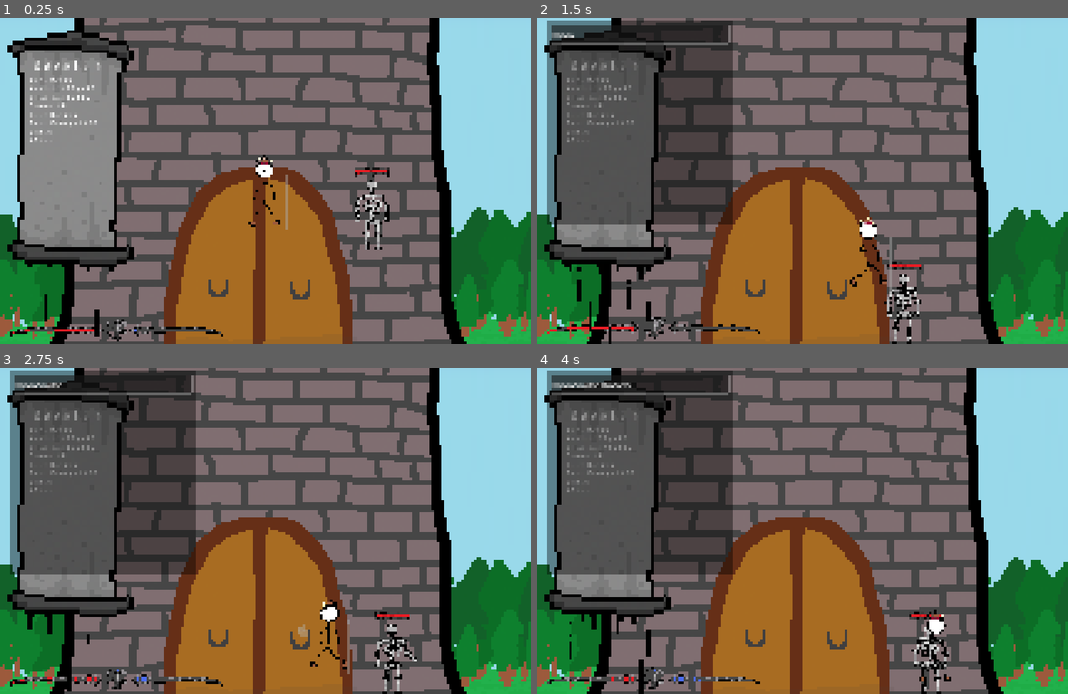
Above: before the commit, frames 1-4 (two rows, left to right).
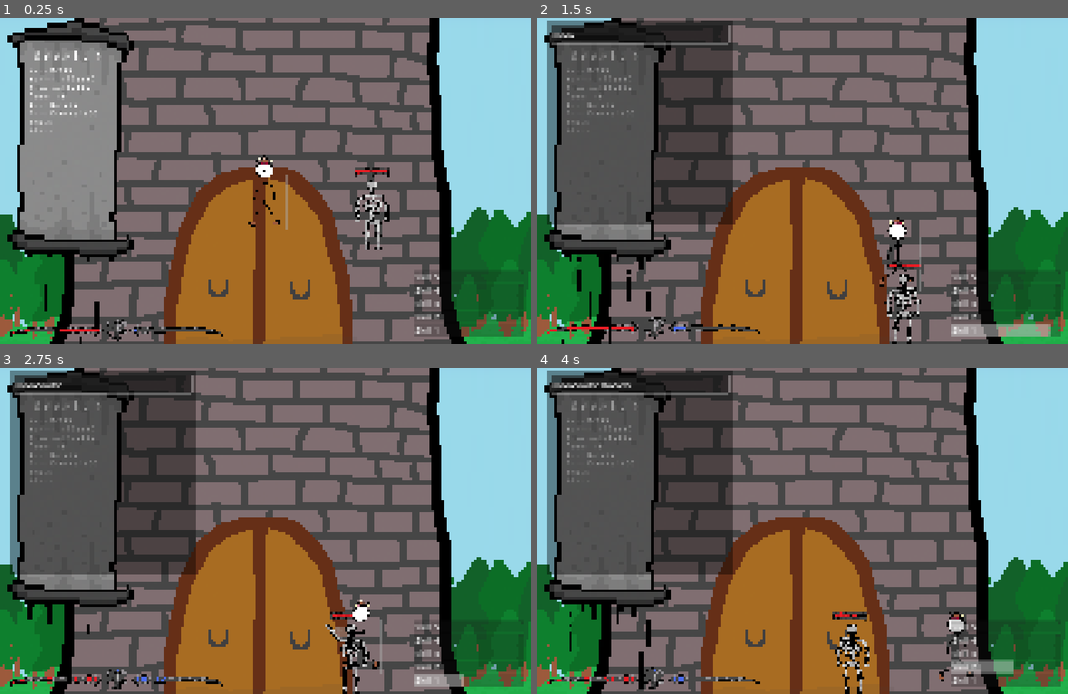
Above: after the commit, the same moments.

Repository: WhimmyAlz/A_Tower_Tale_Godot
Game: Godot game, scene res://Scenes/Settings/Floor/Base_floor.tscn
Two runs of this game, one before a commit and one after it. Both use one fixed random seed, a clock stepped at 60 frames per second and the inputs below.
Inputs:
- Up to frame 1 (0.25 s): no input
- Up to frame 2 (1.5 s): tap Enter (Console) at 0.5 s; hold 1 (attack 1) 0.53-1.28 s; hold D (right) from 0.53 s (still down); tap W (up) at 0.77, 1.07 s; tap 2 (attack 2, bound only after the commit) at 0.8, 1.35 s
- Up to frame 3 (2.75 s): tap W (up) at 1.52, 1.55, 1.82 s; release D (right) at 2.03 s; hold A (left) from 2.03 s (still down); hold W (up) from 2.03 s (still down); tap 1 (attack 1) at 2.3 s
- Up to frame 4 (4 s): release A (left) at 2.78 s; release W (up) at 2.78 s; hold D (right) from 2.78 s (still down); tap 1 (attack 1) at 2.85 s; tap W (up) at 3.02, 3.32, 3.77, 3.8 s; tap 2 (attack 2, bound only after the commit) at 3.05 s; hold 2 (attack 2, bound only after the commit) from 3.53 s (still down)

The runs differ from the first frame. In frame 1, 7.1% of the frame differs, in the area x 1-99%, y 0-100%; in frame 2, 7.4%; in frame 3, 8.4%; in frame 4, 8.5%.

Commit message:
implemented skill cooldown bars and added second attack for brawler

Diff:
--- a/Global/Global.gd
+++ b/Global/Global.gd
@@ -37,6 +37,13 @@
 var attack4t := 0
 var attack5t := 0
 var ultimatet := 0
+
+var attack1_max_t
+var attack2_max_t
+var attack3_max_t
+var attack4_max_t
+var attack5_max_t
+var ultimate_max_t
 
 # Buffs
 var speed_multi : float = 0
--- a/Scenes/Player/Body/player.gd
+++ b/Scenes/Player/Body/player.gd
@@ -111,6 +111,9 @@
 	if boolean is bool:
 		attacking = boolean
 
+func get_attacking():
+	return(attacking)
+
 ## sets a speed penalty when attacking
 func set_speed_penalty(penalty):
 	self.speed_penalty = penalty
--- a/Scenes/Player/Body/player.tscn
+++ b/Scenes/Player/Body/player.tscn
@@ -15,6 +15,7 @@
 [ext_resource type="Texture2D" uid="uid://camc4kf4l4hrg" path="res://Scenes/Player/Player_UI/Progress_bars/Stamina Bar/STAM_EXTRA.png" id="11_t0j56"]
 [ext_resource type="Texture2D" uid="uid://c7ty5h26li165" path="res://Scenes/Player/Player_UI/Progress_bars/Stamina Bar/STAM_BAR.png" id="12_iqdhd"]
 [ext_resource type="PackedScene" uid="uid://bhrve3jivpr3l" path="res://Scenes/Player/Player_UI/Inventory/Inventory.tscn" id="14_7rbim"]
+[ext_resource type="PackedScene" uid="uid://cfi0x72d52f0x" path="res://Scenes/Player/Player_UI/move_list/move_list.tscn" id="16_e2n6q"]
 
 [sub_resource type="RectangleShape2D" id="RectangleShape2D_2ym4e"]
 size = Vector2(38.333336, 120.666664)
@@ -206,3 +207,7 @@
 texture_progress = ExtResource("12_iqdhd")
 
 [node name="Inventory" parent="Non Attached UI Elements" unique_id=951110833 instance=ExtResource("14_7rbim")]
+position = Vector2(0, -54)
+
+[node name="MoveList" parent="Non Attached UI Elements" unique_id=1954343084 instance=ExtResource("16_e2n6q")]
+position = Vector2(1458, 870)
--- a/Scenes/Player/Classes/brawler/brawler.gd
+++ b/Scenes/Player/Classes/brawler/brawler.gd
@@ -1,11 +1,11 @@
 extends Node2D
 
-var attack1_max_t = 30
-var attack2_max_t
-var attack3_max_t
-var attack4_max_t
-var attack5_max_t
-var ultimate_max_t
+var attack1_max_t = 60
+var attack2_max_t = 100
+var attack3_max_t = 1
+var attack4_max_t = 1
+var attack5_max_t = 1
+var ultimate_max_t = 1
 
 var wave
 
@@ -34,34 +34,89 @@
 		Global.attack1t = 1
 		player.set_attacking(true)
 
+func attack_1():
+	class_anim.speed_scale = 3
+
+	if Global.attack1t >= 1:
+		player.set_speed_penalty(0.25)
+
+		Global.attack1t += 1
+
+		# spawns wave
+		if Global.attack1t == 20:
+			wave = fist_wave.instantiate()
+			wave.set_player(player)
+			wave.set_damage(25)
+			wave.set_pos(player.position)
+			wave.set_speed(0, 0)
+			get_tree().current_scene.get_node("Projectiles").add_child(wave)
+
+		if between(Global.attack1t, 20, 30):
+			wave.set_pos(player.position + Vector2((Global.player_dir * 7 * Global.attack1t) - (Global.player_dir * 95), -75))
+
+		if Global.attack1t == 30:
+			player.set_animation_visibility(true)
+			class_anim.visible = false
+			player.set_attacking(false)
+
+		if Global.attack1t >= attack1_max_t:
+			Global.attack1t = 0
+
+func init_attack_2():
+	if Global.stamina >= 50:
+		set_dir()
+
+		Global.stamina -= 50
+		Global.attack2t = 1
+
+		player.set_animation_visibility(false)
+		class_anim.visible = true
+		class_anim.frame = 0
+		class_anim.play("punch")
+		Global.attack2t = 1
+		player.set_attacking(true)
+
+func attack_2():
+	class_anim.speed_scale = 2
+
+	if Global.attack2t >= 1:
+		player.set_speed_penalty(0.1)
+
+		Global.attack2t += 1
+
+		# spawns wave
+		if between(Global.attack2t, 30, 34) and Global.attack2t % 2 == 0:
+			wave = fist_wave.instantiate()
+			wave.set_player(player)
+			wave.set_damage(15)
+			wave.set_knockback(5)
+			wave.set_pos(Vector2(player.position.x, player.position.y + randi_range(-150, -20)))
+			wave.set_speed(40 + randi_range(-10,20), 0)
+			get_tree().current_scene.get_node("Projectiles").add_child(wave)
+
+		if Global.attack2t == 40:
+			player.set_animation_visibility(true)
+			class_anim.visible = false
+			player.set_attacking(false)
+
+		if Global.attack2t >= attack2_max_t:
+			Global.attack2t = 0
+
 func between(variable, time1, time2):
 	if variable >= time1 and variable <= time2:
 		return(true)
 	else:
 		return(false)
 
-func attack_1():
-	class_anim.speed_scale = attack1_max_t * 0.1
-
-	if Global.attack1t >= 1:
-		Global.attack1t += 1
-
-		# spawns wave
-		if Global.attack1t == 20:
-			wave = fist_wave.instantiate()
-			wave.set_player(player)
-			wave.set_pos(player.position)
-			wave.set_speed(0, 0)
-			get_tree().current_scene.get_node("Projectiles").add_child(wave)
-
-		if between(Global.attack1t, 20, 30):
-			wave.set_pos(player.position + Vector2(Global.player_dir * 5 * Global.attack1t, -85))
-
-		if Global.attack1t >= attack1_max_t:
-			player.set_animation_visibility(true)
-			class_anim.visible = false
-			Global.attack1t = 0
-			player.set_attacking(false)
+func update_global_cds():
+	Global.attack1_max_t = attack1_max_t
+	Global.attack2_max_t = attack2_max_t
+	Global.attack3_max_t = attack3_max_t
+	Global.attack4_max_t = attack4_max_t
+	Global.attack5_max_t = attack5_max_t
+	Global.ultimate_max_t = ultimate_max_t
 
 func _physics_process(_delta: float) -> void:
+	update_global_cds()
 	attack_1()
+	attack_2()
--- a/Scenes/Player/Classes/brawler/fist_shockwave.gd
+++ b/Scenes/Player/Classes/brawler/fist_shockwave.gd
@@ -1,20 +1,45 @@
 extends Area2D
 
 var speed := Vector2(0, 0)
-var size := 2
+var size := 2.5
 var lifetime := 10
-var dir := Global.player_dir
+var direction := Global.player_dir
+
+var damage = 15
+var knockback = 15
+var stuntime = 20
 
 var player
 
 func set_speed(x, y):
-	speed = Vector2(x * dir, y)
+	speed = Vector2(x * direction, y)
+
+func set_size(sz):
+	size = sz
 
 func set_pos(pos):
 	position = pos
 
+func set_pos_x(pos):
+	position.x = pos
+
+func set_pos_y(pos):
+	position.y = pos
+
 func set_player(ply):
 	player = ply
+
+func set_damage(dmg):
+	damage = dmg
+
+func set_direction(dir):
+	direction = dir
+
+func set_knockback(kb):
+	knockback = kb
+
+func set_stuntime(stun_t):
+	stuntime = stun_t
 
 func set_lifetime(time):
 	lifetime = time
@@ -24,9 +49,11 @@
 	self.scale.y = size
 
 func _physics_process(_delta: float) -> void:
-	if dir == -1:
+	self.position += speed
+
+	if direction == -1:
 		$AnimatedSprite2D.flip_h = true
-	elif dir == 1:
+	elif direction == 1:
 		$AnimatedSprite2D.flip_h = false
 
 	lifetime -= 1
@@ -38,6 +65,6 @@
 
 	var collider = body
 	if collider.is_in_group("attackable") and collider.is_in_group("enemy"):
-		collider.take_damage(5)
-		collider.take_knockback(10, dir)
-		collider.take_stun(20)
+		collider.take_damage(damage)
+		collider.take_knockback(knockback, direction)
+		collider.take_stun(stuntime)
--- a/Scenes/Player/Classes/class_actions.gd
+++ b/Scenes/Player/Classes/class_actions.gd
@@ -5,6 +5,8 @@
 
 var animation
 var hat
+
+@onready var player = get_parent()
 
 func set_class_items():
 	player_class = Global.player_class
@@ -18,8 +20,12 @@
 		# implement later
 
 func attack_1():
-	if Input.is_action_pressed("attack 1") and Global.attack1t == 0:
+	if Input.is_action_pressed("attack 1") and Global.attack1t == 0 and not player.get_attacking():
 		class_node.init_attack_1()
+
+func attack_2():
+	if Input.is_action_pressed("attack 2") and Global.attack2t == 0 and not player.get_attacking():
+		class_node.init_attack_2()
 
 func hat_animations():
 	var hat_mode = get_parent().get_hat_mode()
@@ -46,3 +52,4 @@
 	hat_animations()
 
 	attack_1()
+	attack_2()
--- /dev/null
+++ b/Scenes/Player/Player_UI/move_list/move_list.gd
@@ -0,0 +1,26 @@
+extends Node2D
+
+@onready var skill_1 = $bar_1/bar_1_prog
+@onready var skill_2 = $bar_2/bar_2_prog
+@onready var skill_3 = $bar_3/bar_3_prog
+@onready var skill_4 = $bar_4/bar_4_prog
+@onready var skill_5 = $bar_5/bar_5_prog
+
+func update_prog():
+	skill_1.value = Global.attack1t
+	skill_1.max_value = Global.attack1_max_t
+
+	skill_2.value = Global.attack2t
+	skill_2.max_value = Global.attack2_max_t
+
+	skill_3.value = Global.attack3t
+	skill_3.max_value = Global.attack3_max_t
+
+	skill_4.value = Global.attack4t
+	skill_4.max_value = Global.attack4_max_t
+
+	skill_5.value = Global.attack5t
+	skill_5.max_value = Global.attack5_max_t
+
+func _physics_process(_delta: float) -> void:
+	update_prog()
--- /dev/null
+++ b/Scenes/Player/Player_UI/move_list/move_list.tscn
@@ -0,0 +1,130 @@
+[gd_scene format=3 uid="uid://cfi0x72d52f0x"]
+
+[ext_resource type="Script" uid="uid://icpvifdyhmix" path="res://Scenes/Player/Player_UI/move_list/move_list.gd" id="1_m7o2u"]
+
+[node name="MoveList" type="Node2D" unique_id=1954343084]
+scale = Vector2(1.5, 1.5)
+script = ExtResource("1_m7o2u")
+
+[node name="bar_1" type="Control" parent="." unique_id=307362647]
+layout_mode = 3
+anchors_preset = 0
+offset_left = -413.0
+offset_top = -50.0
+offset_right = 7.0
+offset_bottom = -50.0
+
+[node name="bar_1_prog" type="ProgressBar" parent="bar_1" unique_id=1602923882]
+layout_mode = 0
+offset_right = 413.0
+offset_bottom = 48.0
+show_percentage = false
+
+[node name="bar_1_txt" type="RichTextLabel" parent="bar_1" unique_id=987873340]
+layout_mode = 0
+offset_left = 6.0
+offset_top = 1.0
+offset_right = 408.0
+offset_bottom = 48.0
+theme_override_font_sizes/normal_font_size = 32
+text = "Skill 1"
+scroll_active = false
+
+[node name="bar_2" type="Control" parent="." unique_id=152810246]
+layout_mode = 3
+anchors_preset = 0
+offset_left = -413.5
+offset_top = -100.0
+offset_right = 6.5
+offset_bottom = -100.0
+
+[node name="bar_2_prog" type="ProgressBar" parent="bar_2" unique_id=634286780]
+layout_mode = 0
+offset_right = 413.0
+offset_bottom = 48.0
+show_percentage = false
+
+[node name="bar_2_txt" type="RichTextLabel" parent="bar_2" unique_id=59155824]
+layout_mode = 0
+offset_left = 6.0
+offset_top = 1.0
+offset_right = 408.0
+offset_bottom = 48.0
+theme_override_font_sizes/normal_font_size = 32
+text = "Skill 2"
+scroll_active = false
+
+[node name="bar_3" type="Control" parent="." unique_id=854474331]
+layout_mode = 3
+anchors_preset = 0
+offset_left = -413.5
+offset_top = -150.0
+offset_right = 6.5
+offset_bottom = -150.0
+
+[node name="bar_3_prog" type="ProgressBar" parent="bar_3" unique_id=1238595712]
+layout_mode = 0
+offset_right = 413.0
+offset_bottom = 48.0
+show_percentage = false
+
+[node name="bar_3_txt" type="RichTextLabel" parent="bar_3" unique_id=831368478]
+layout_mode = 0
+offset_left = 6.0
+offset_top = 1.0
+offset_right = 408.0
+offset_bottom = 48.0
+theme_override_font_sizes/normal_font_size = 32
+text = "Skill 3
+"
+scroll_active = false
+
+[node name="bar_4" type="Control" parent="." unique_id=2080699590]
+layout_mode = 3
+anchors_preset = 0
+offset_left = -413.5
+offset_top = -200.0
+offset_right = 6.5
+offset_bottom = -200.0
+
+[node name="bar_4_prog" type="ProgressBar" parent="bar_4" unique_id=1647510287]
+layout_mode = 0
+offset_right = 413.0
+offset_bottom = 48.0
+show_percentage = false
+
+[node name="bar_4_txt" type="RichTextLabel" parent="bar_4" unique_id=1752405020]
+layout_mode = 0
+offset_left = 6.0
+offset_top = 1.0
+offset_right = 408.0
+offset_bottom = 48.0
+theme_override_font_sizes/normal_font_size = 32
+text = "Skill 4
+"
+scroll_active = false
+
+[node name="bar_5" type="Control" parent="." unique_id=1339666496]
+layout_mode = 3
+anchors_preset = 0
+offset_left = -413.5
+offset_top = -250.0
+offset_right = 6.5
+offset_bottom = -250.0
+
+[node name="bar_5_prog" type="ProgressBar" parent="bar_5" unique_id=1065668714]
+layout_mode = 0
+offset_right = 413.0
+offset_bottom = 48.0
+show_percentage = false
+
+[node name="bar_5_txt" type="RichTextLabel" parent="bar_5" unique_id=1004563375]
+layout_mode = 0
+offset_left = 6.0
+offset_top = 1.0
+offset_right = 408.0
+offset_bottom = 48.0
+theme_override_font_sizes/normal_font_size = 32
+text = "Skill 5
+"
+scroll_active = false
--- a/project.godot
+++ b/project.godot
@@ -63,7 +63,8 @@
 }
 "attack 2"={
 "deadzone": 0.2,
-"events": []
+"events": [Object(InputEventKey,"resource_local_to_scene":false,"resource_name":"","device":-1,"window_id":0,"alt_pressed":false,"shift_pressed":false,"ctrl_pressed":false,"meta_pressed":false,"pressed":false,"keycode":0,"physical_keycode":50,"key_label":0,"unicode":50,"location":0,"echo":false,"script":null)
+]
 }
 "attack 3"={
 "deadzone": 0.2,
Not shown, added: Scenes/Player/Player_UI/move_list/move_list.gd.uid
